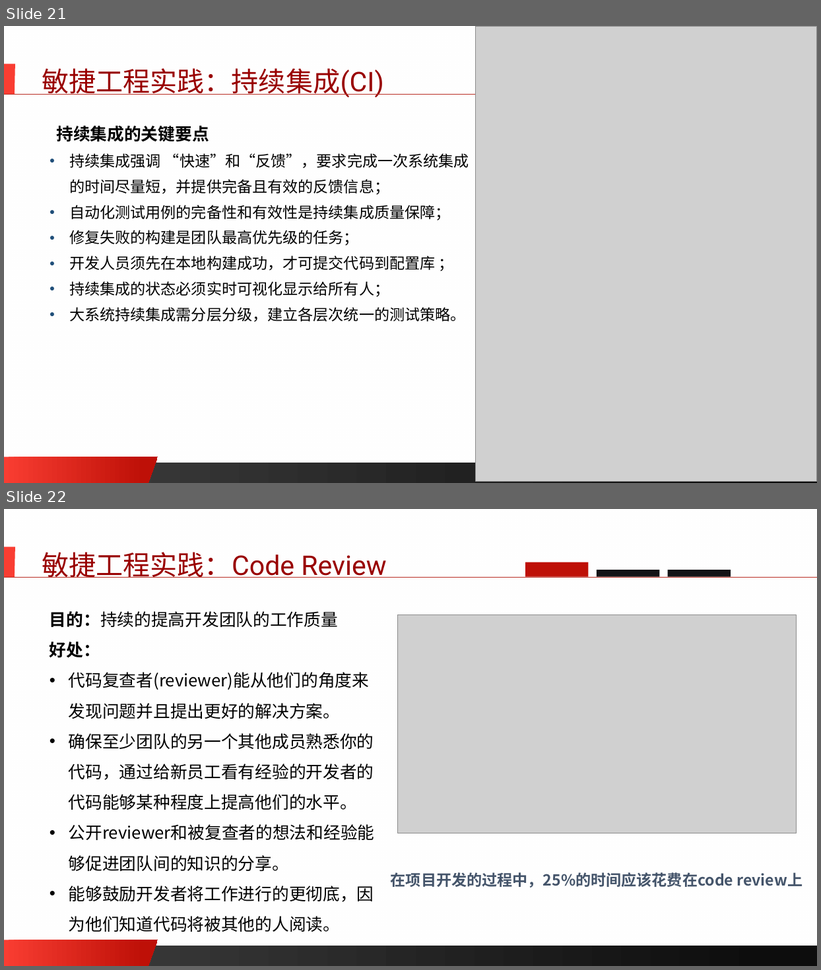
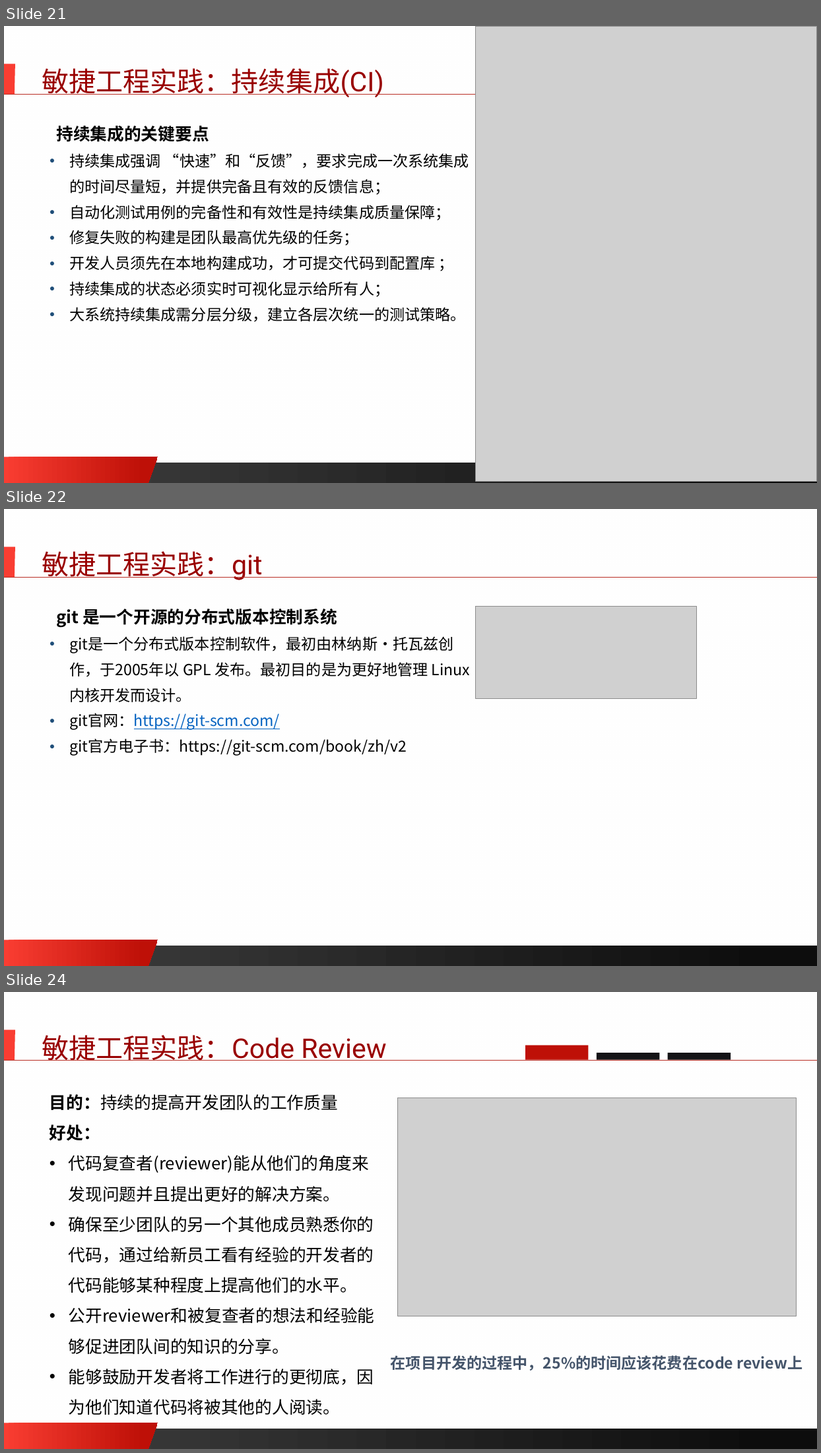
Before and after one commit to edu2act/course-software-process, a slide deck: materials/slides/ch11.pptx. Shown one above the other, each under a label of ours: slides 21 and 22 before the commit, slides 21, 22 and 24 after it; the slides between them are not shown. The pictures are 821x970 and 821x1453 pixels, drawn with LibreOffice and Linux fonts; fonts in the diff are those of the drawing; grey boxes stand for pictures; background and template pictures are left out. Boxes give left, top, right and bottom in pixels: in the first picture for what was removed or moved away, otherwise in the second. Text is boxed around its words. In the diff, an @@ line names an element or a change of style, - is before the commit and + after.

```diff
--- a/materials/slides/ch11.pptx
+++ b/materials/slides/ch11.pptx
@@ slide 22 added at bbox=[4, 509, 817, 966], background picture (left out); not listed: 4 template elements that a slide beside it also shows @@
@@ title added at bbox=[42, 551, 262, 580], 32 pt, text #990000 @@
+敏捷工程实践：git
@@ line added from (4, 577) to (817, 577), #B82E24 0.5 pt @@
@@ picture added at bbox=[475, 607, 696, 698] @@
@@ text added at bbox=[56, 609, 470, 756], 18 pt, text #000000 @@
+git 是一个开源的分布式版本控制系统
+● git是一个分布式版本控制软件，最初由林纳斯·托瓦兹创作，于2005年以 GPL 发布。最初目的是为更好地管理 Linux 内核开发而设计。
+● git官网：https://git-scm.com/
+● git官方电子书：https://git-scm.com/book/zh/v2
@@ what was slide 22 is now slide 24 @@
```
Also in this commit, not shown: 1 other slide added, 1 other file.
